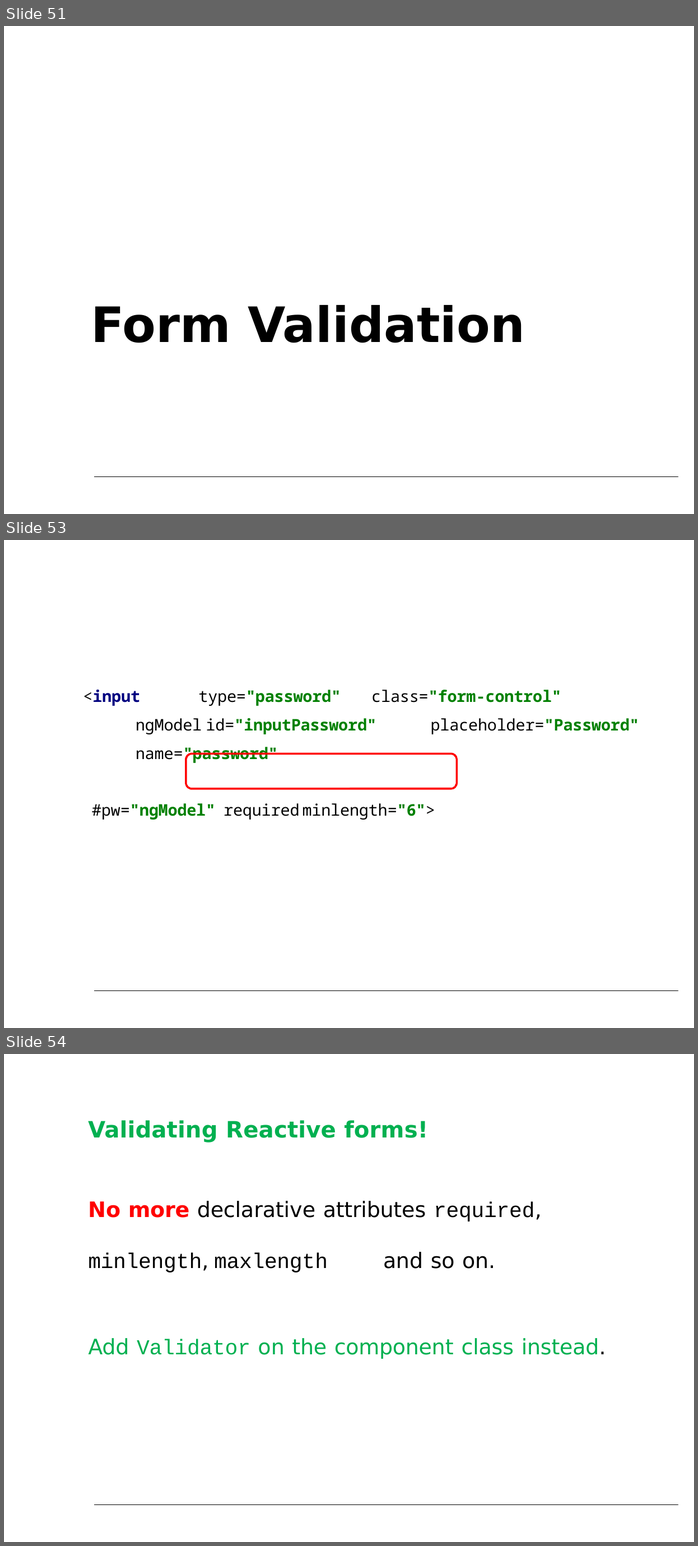
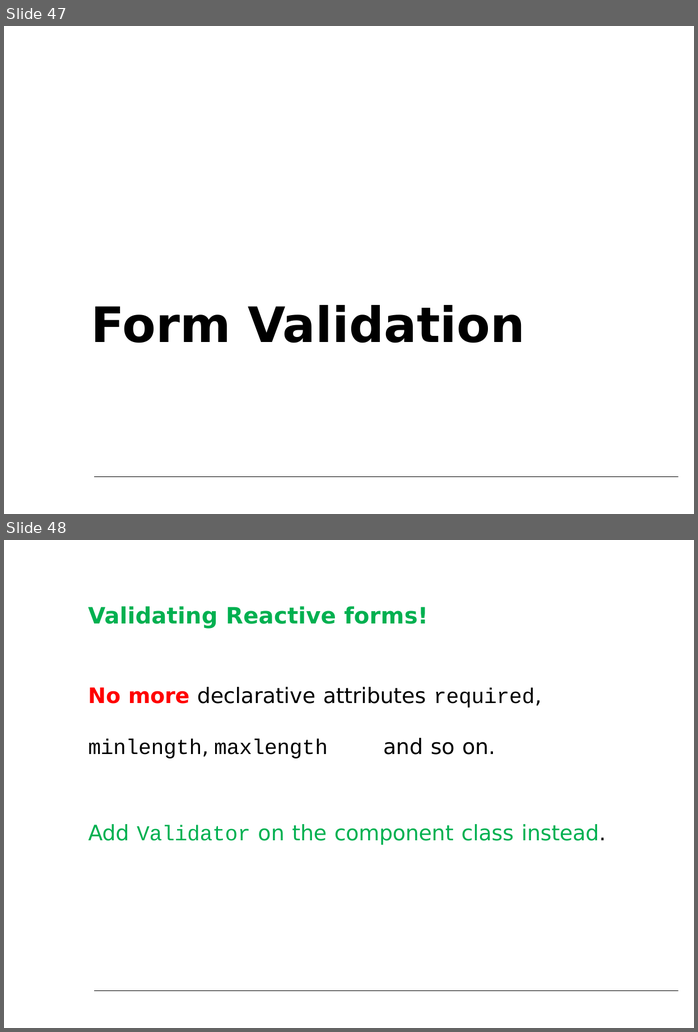
Before and after one commit to petereijgermans11/workshop-angular10, a slide deck: PPT/06- Angular Forms.pptx. Shown one above the other, each under a label of ours: slides 51, 53 and 54 before the commit, slides 47 and 48 after it; the slides between them are not shown. The pictures are 698x1546 and 698x1032 pixels, drawn with LibreOffice and Linux fonts; fonts in the diff are those of the drawing. Boxes give left, top, right and bottom in pixels: in the first picture for what was removed or moved away, otherwise in the second. Text is boxed around its words. In the diff, an @@ line names an element or a change of style, - is before the commit and + after.

```diff
--- a/PPT/06- Angular Forms.pptx
+++ b/PPT/06- Angular Forms.pptx
@@ slide 53 removed at bbox=[4, 540, 694, 1028], background #FFFFFF; not listed: 1 template element that a slide beside it also shows @@
@@ text removed at bbox=[83, 690, 639, 819] @@
-<input type="password" class="form‐control" ngModel id="inputPassword" placeholder="Password" name="password"
-#pw="ngModel" required minlength="6">
@@ freeform shape removed at bbox=[185, 752, 458, 790] @@
@@ what was slide 51 is now slide 47 @@
@@ what was slide 54 is now slide 48 @@
```
Also in this commit, not shown: 5 other slides removed.
